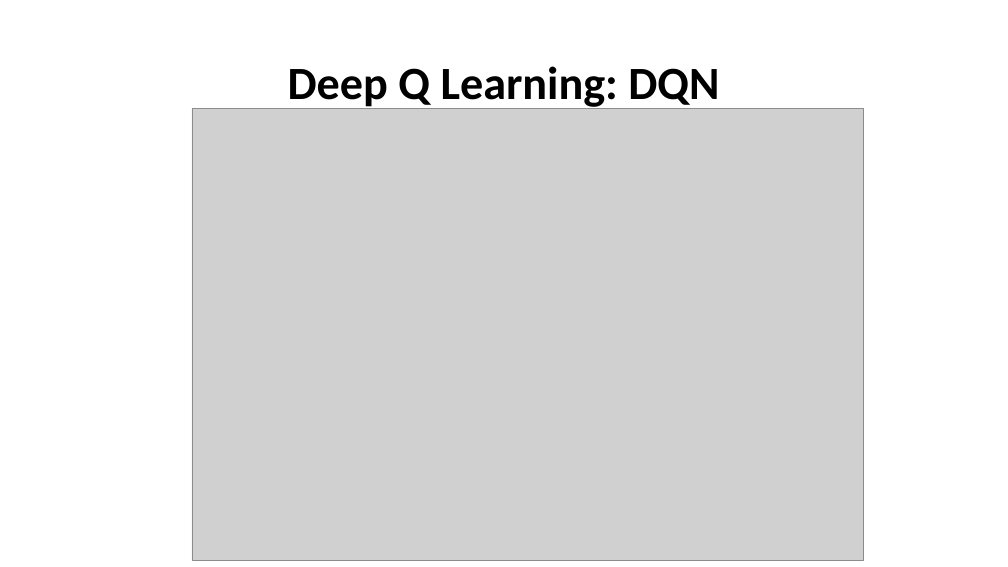
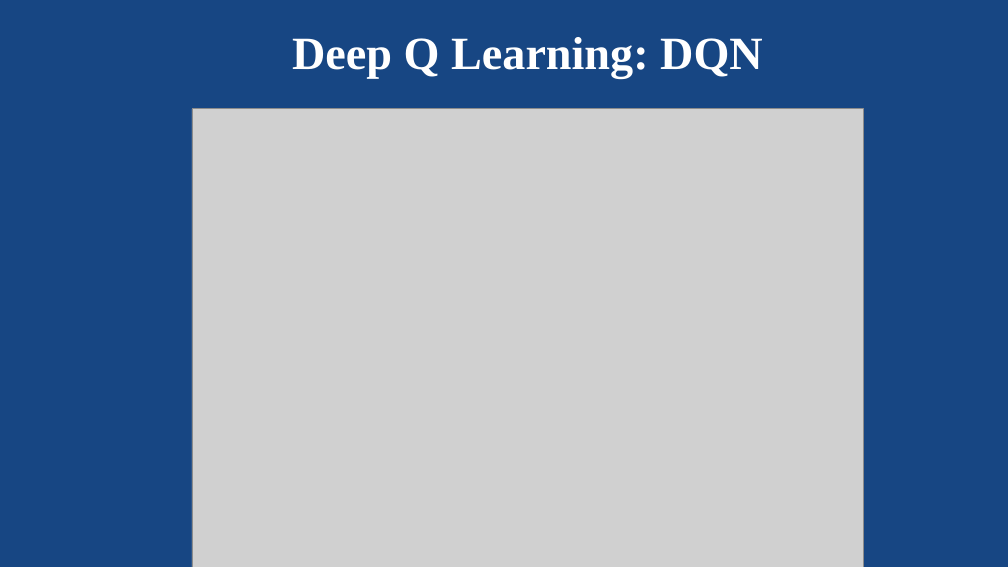
Before and after one commit to SaretMagnoslove/Machine_learning_Workshop, a slide deck: slide 12 of Presentation/WorkshopPresentation.pptx (slide 10 before the commit). Drawn at 1008x567 pixels with LibreOffice and Linux fonts; fonts in the diff are those of the drawing; grey boxes stand for pictures. Boxes give left, top, right and bottom in pixels: in the first picture for what was removed or moved away, otherwise in the second. Text is boxed around its words. In the diff, an @@ line names an element or a change of style, - is before the commit and + after.

```diff
--- a/Presentation/WorkshopPresentation.pptx
+++ b/Presentation/WorkshopPresentation.pptx
@@ background #FFFFFF to #174683 @@
@@ title "Deep Q Learning: DQN": place and size @@
-title "Deep Q Learning: DQN" at <box>288,66,719,111</box>
+title "Deep Q Learning: DQN" at <box>292,37,763,79</box>
@@ title "Deep Q Learning: DQN" at <box>292,37,763,79</box>: font Calibri to Times New Roman, text colour #000000 to #FFFFFF @@
@@ picture: place and size @@
-picture at <box>192,109,864,560</box>
+picture at <box>192,109,864,567</box>
```
Also in this commit, not shown: 9 other slides changed, 3 slides added, 1 slide removed.
